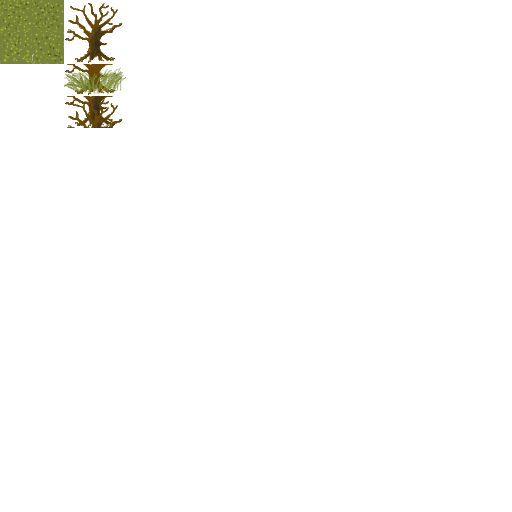
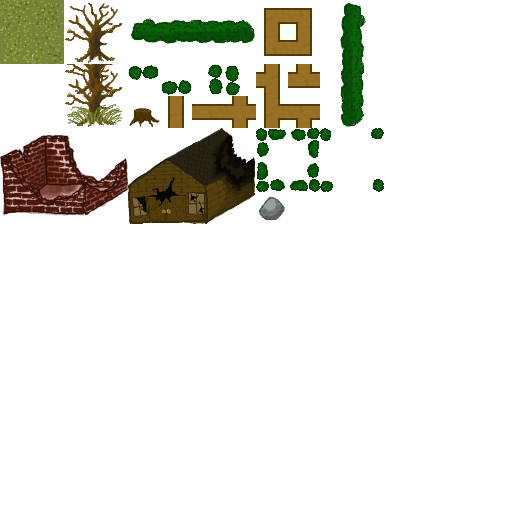
The second 512×512 image is a revision of the first. Changes to its layers:
removed layer "Baumganzschatten.png copy" over [67, 99, 123, 128]
painted on "Baumganzschatten.png" over [0, 3, 384, 224]
removed layer "baumplusbuschliun.png" over [64, 64, 126, 96]
